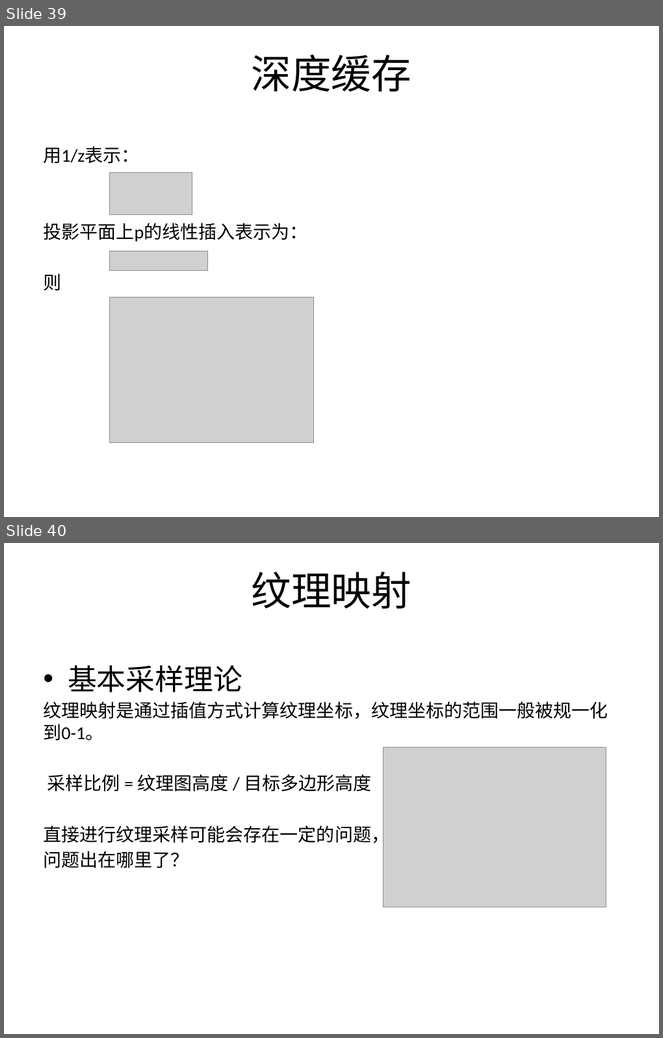
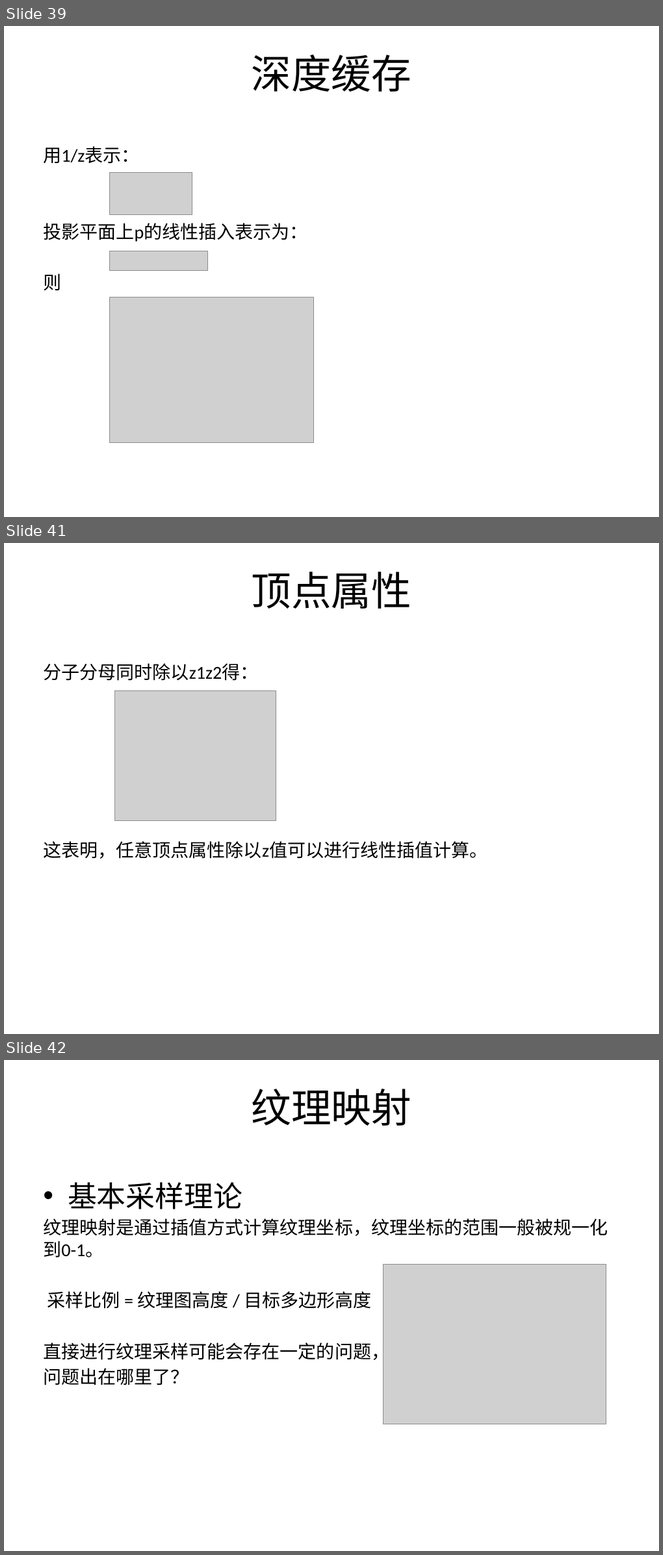
Before and after one commit to SeventhMage/MagicX, a slide deck: SoftEngine/doc/SoftwareRender.pptx. Shown one above the other, each under a label of ours: slides 39 and 40 before the commit, slides 39, 41 and 42 after it; the slides between them are not shown. The pictures are 663x1038 and 663x1555 pixels, drawn with LibreOffice and Linux fonts; fonts in the diff are those of the drawing; grey boxes stand for pictures; background and template pictures are left out. Boxes give left, top, right and bottom in pixels: in the first picture for what was removed or moved away, otherwise in the second. Text is boxed around its words. In the diff, an @@ line names an element or a change of style, - is before the commit and + after.

```diff
--- a/SoftEngine/doc/SoftwareRender.pptx
+++ b/SoftEngine/doc/SoftwareRender.pptx
@@ slide 41 added at (4, 543, 659, 1034), background picture (left out) @@
@@ title added at (252, 572, 412, 609), 44 pt, text #000000 @@
+顶点属性
@@ text added at (43, 663, 488, 859), 20 pt, text #000000 @@
+分子分母同时除以z1z2得：
+这表明，任意顶点属性除以z值可以进行线性插值计算。
@@ picture added at (114, 691, 276, 821) @@
@@ what was slide 40 is now slide 42 @@
```
Also in this commit, not shown: 5 slides changed, 1 other slide added.
